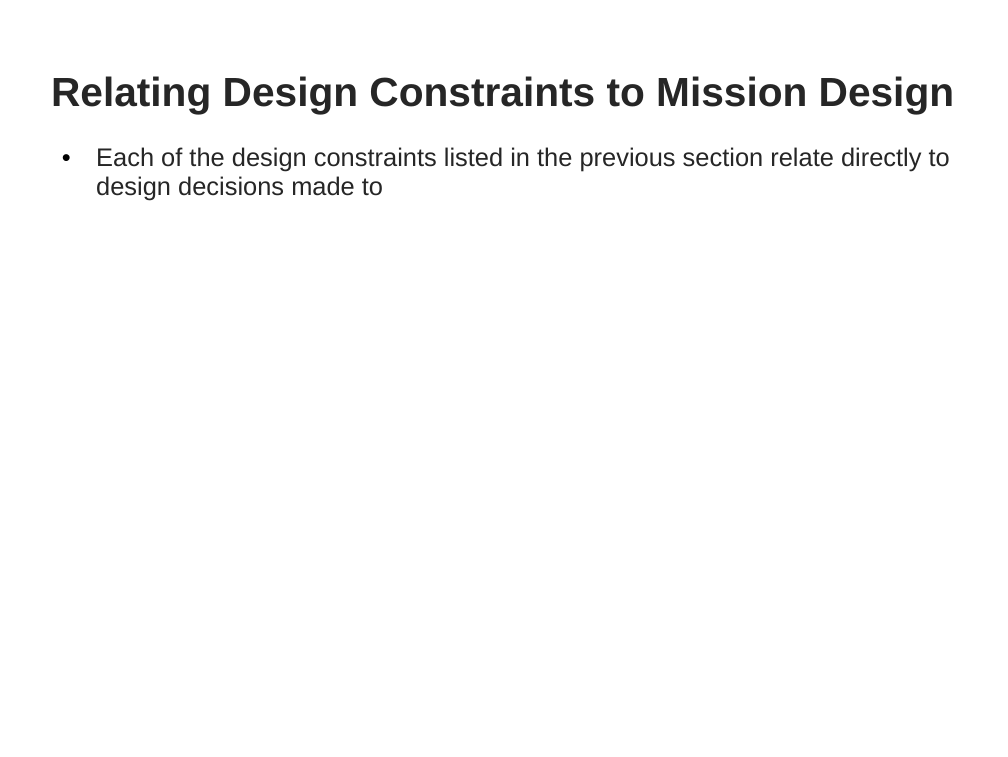
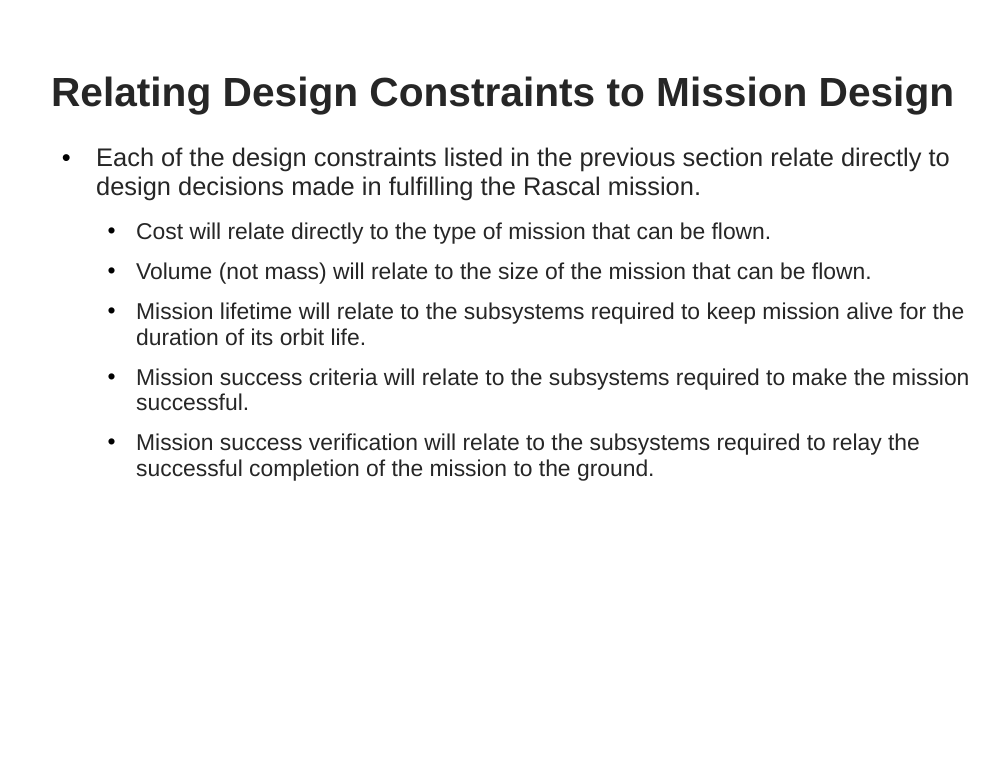
Before and after one commit to RascalSeniorDesign/Preliminary-Design, a slide deck: slide 15 of CMQA/Presentations/First Semester Presentation.pptx. Drawn at 1008x757 pixels with LibreOffice and Linux fonts; fonts in the diff are those of the drawing; background and template pictures are left out. Boxes give left, top, right and bottom in pixels: in the first picture for what was removed or moved away, otherwise in the second. Text is boxed around its words. In the diff, an @@ line names an element or a change of style, - is before the commit and + after.

Commit message:
Added mission architecture slides

```diff
--- a/CMQA/Presentations/First Semester Presentation.pptx
+++ b/CMQA/Presentations/First Semester Presentation.pptx
@@ text at [96, 147, 969, 481]: text changed; size 20 to 18 pt @@
-• Each of the design constraints listed in the previous section relate directly to design decisions made to
+• Each of the design constraints listed in the previous section relate directly to design decisions made in fulfilling the Rascal mission.
+  • Cost will relate directly to the type of mission that can be flown.
+  • Volume (not mass) will relate to the size of the mission that can be flown.
+  • Mission lifetime will relate to the subsystems required to keep mission alive for the duration of its orbit life.
+  • Mission success criteria will relate to the subsystems required to make the mission successful.
+  • Mission success verification will relate to the subsystems required to relay the successful completion of the mission to the ground.
```
Also in this commit, not shown: 4 slides added, 1 slide removed.
